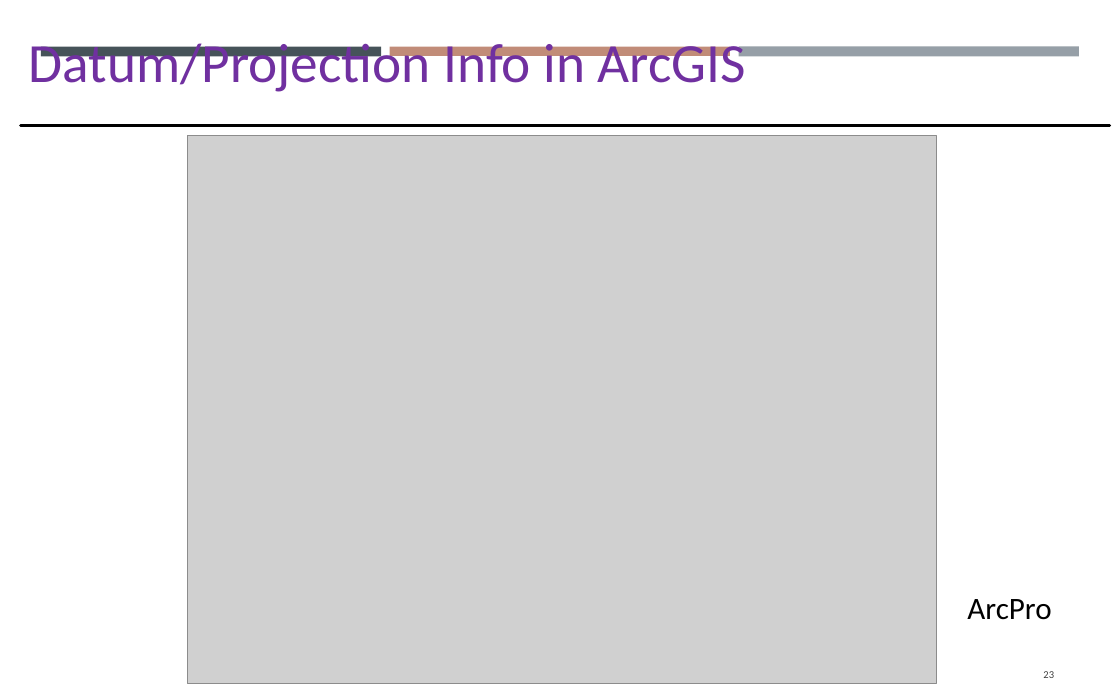
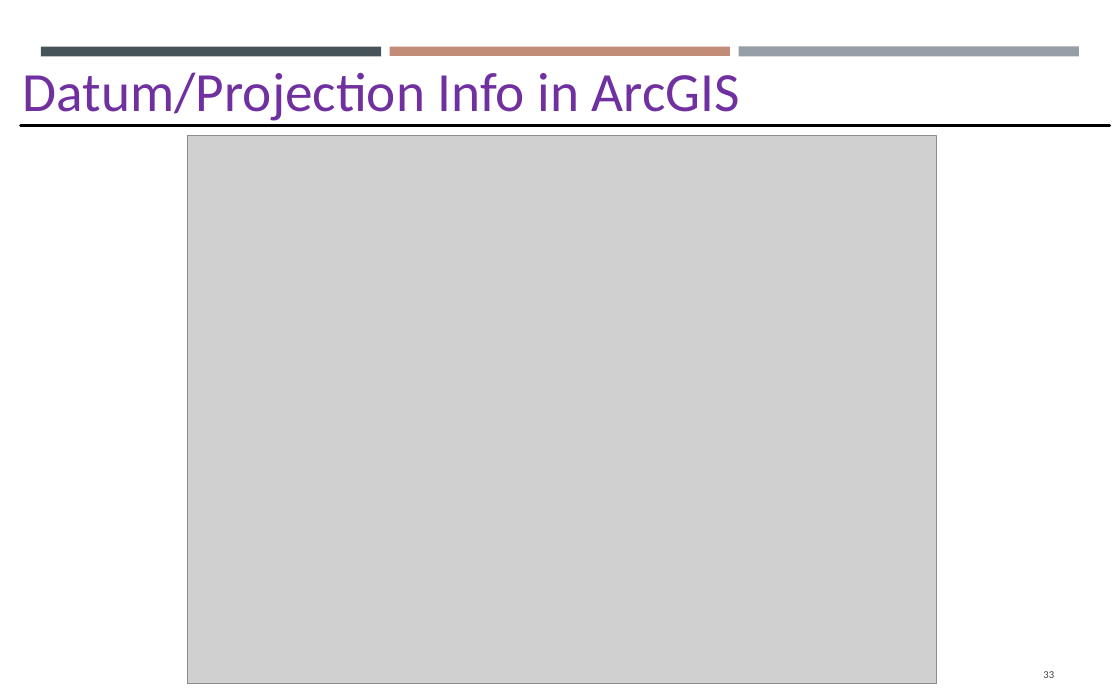
Before and after one commit to gisynw/GIS_I, a slide deck: slide 33 of docs/Lectures/Week03/Lecture02_GEOG2475_Datum.pptx (slide 23 before the commit). Drawn at 1120x700 pixels with LibreOffice and Linux fonts; fonts in the diff are those of the drawing; grey boxes stand for pictures. Boxes give left, top, right and bottom in pixels: in the first picture for what was removed or moved away, otherwise in the second. Text is boxed around its words. In the diff, an @@ line names an element or a change of style, - is before the commit and + after.

```diff
--- a/docs/Lectures/Week03/Lecture02_GEOG2475_Datum.pptx
+++ b/docs/Lectures/Week03/Lecture02_GEOG2475_Datum.pptx
@@ text "Datum/Projection Info in ArcGIS": place and size @@
-text "Datum/Projection Info in ArcGIS" at bbox=[29, 43, 746, 92]
+text "Datum/Projection Info in ArcGIS" at bbox=[23, 72, 740, 121]
@@ text removed at bbox=[967, 599, 1051, 620] @@
-ArcPro
```
Also in this commit, not shown: 35 other slides changed, 8 slides added, 16 slides removed, 3 other files.
